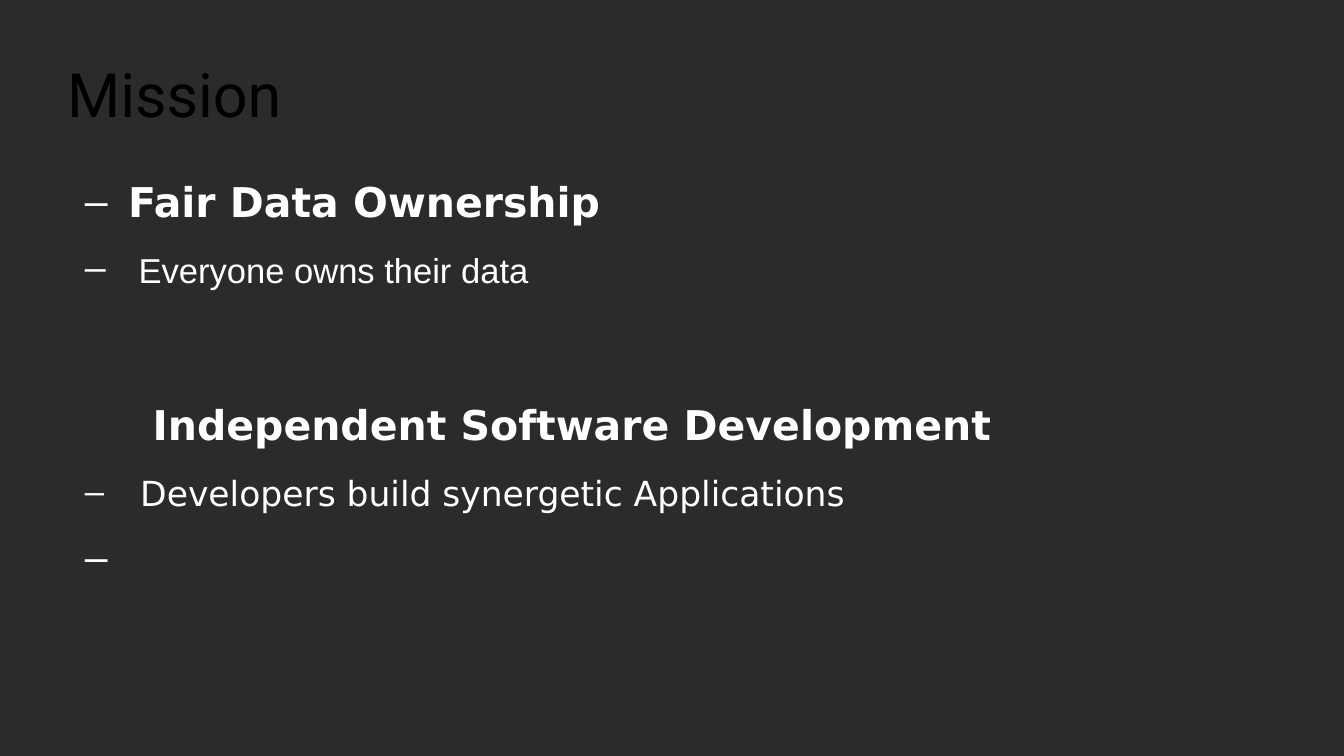
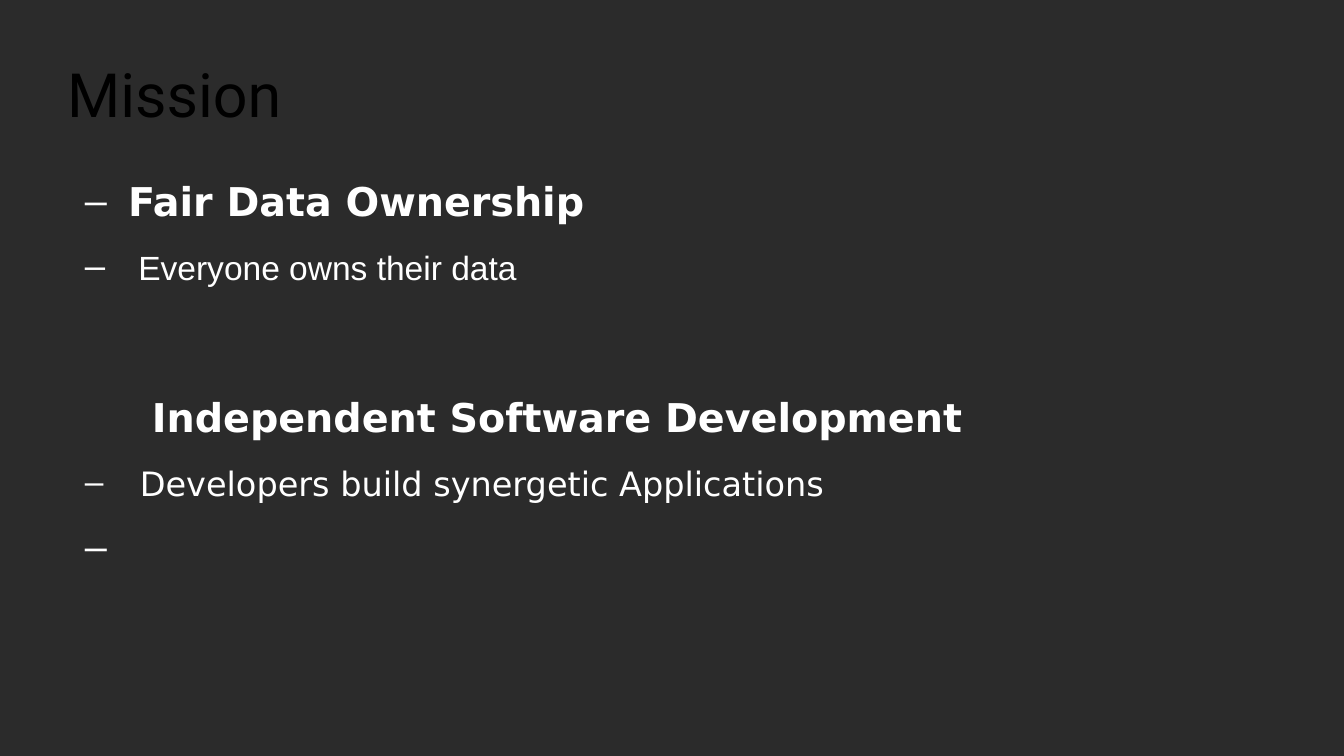
Before and after one commit to beyond-decentralized/beyond-decentralized.world, a slide deck: slide 2 of dist/public/presentations/Beyond Decentralized Technology Overview.pptx. Drawn at 1344x756 pixels with LibreOffice and Linux fonts; fonts in the diff are those of the drawing; background and template pictures are left out; a plain dark background stands for a picture behind light text. Boxes give left, top, right and bottom in pixels: in the first picture for what was removed or moved away, otherwise in the second. Text is boxed around its words. In the diff, an @@ line names an element or a change of style, - is before the commit and + after.

```diff
--- a/dist/public/presentations/Beyond Decentralized Technology Overview.pptx
+++ b/dist/public/presentations/Beyond Decentralized Technology Overview.pptx
@@ text "Fair Data Ownership" at [128, 186, 962, 503]: size 24.2 to 23.4 pt in "Fair Data Ownership", "Independent Software Development"; size 20.5 to 19.8 pt in "Everyone owns their data", "Developers build synergetic Applications"; indent changed @@
```
Also in this commit, not shown: 16 other slides changed, 1 slide added, 1 slide removed, 58 other files.
